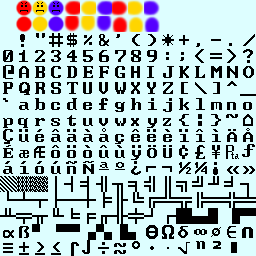
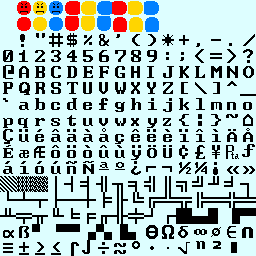
Revision of a layered (256, 256) image; what changed, layer by layer:
added layer "Blue" above "AA Blue" over [49, 1, 159, 32]
renamed "Blue" to "AA Blue", hid it over [47, 0, 160, 33]
added layer "Yellow" above "AA Yellow" over [33, 1, 143, 32]
renamed "Yellow" to "AA Yellow", hid it over [31, 0, 144, 33]
added layer "Red Pill" above "AA Red pill" over [17, 1, 127, 32]
renamed "Red pill" to "AA Red pill", hid it over [15, 0, 128, 33]
